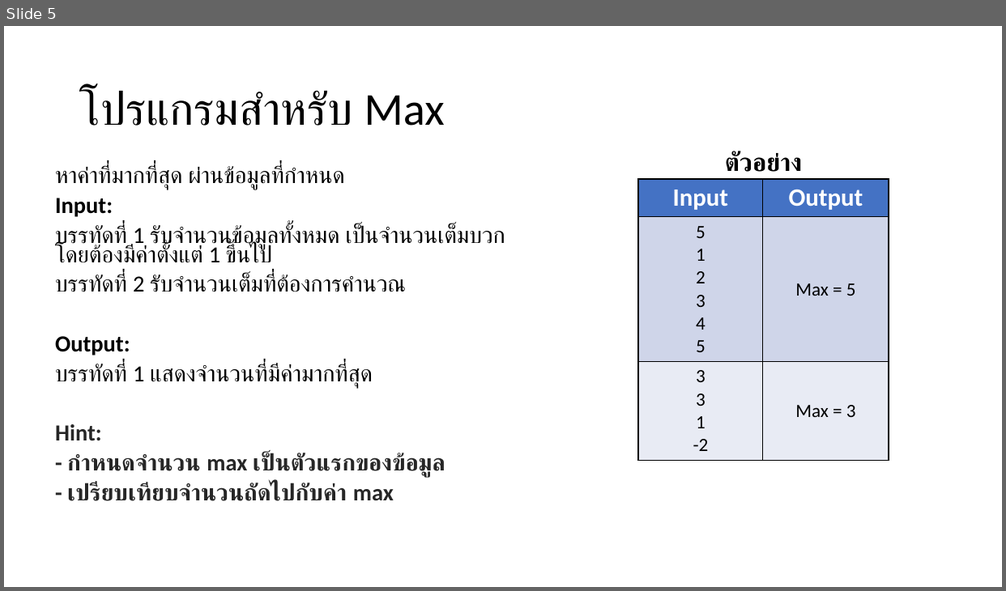
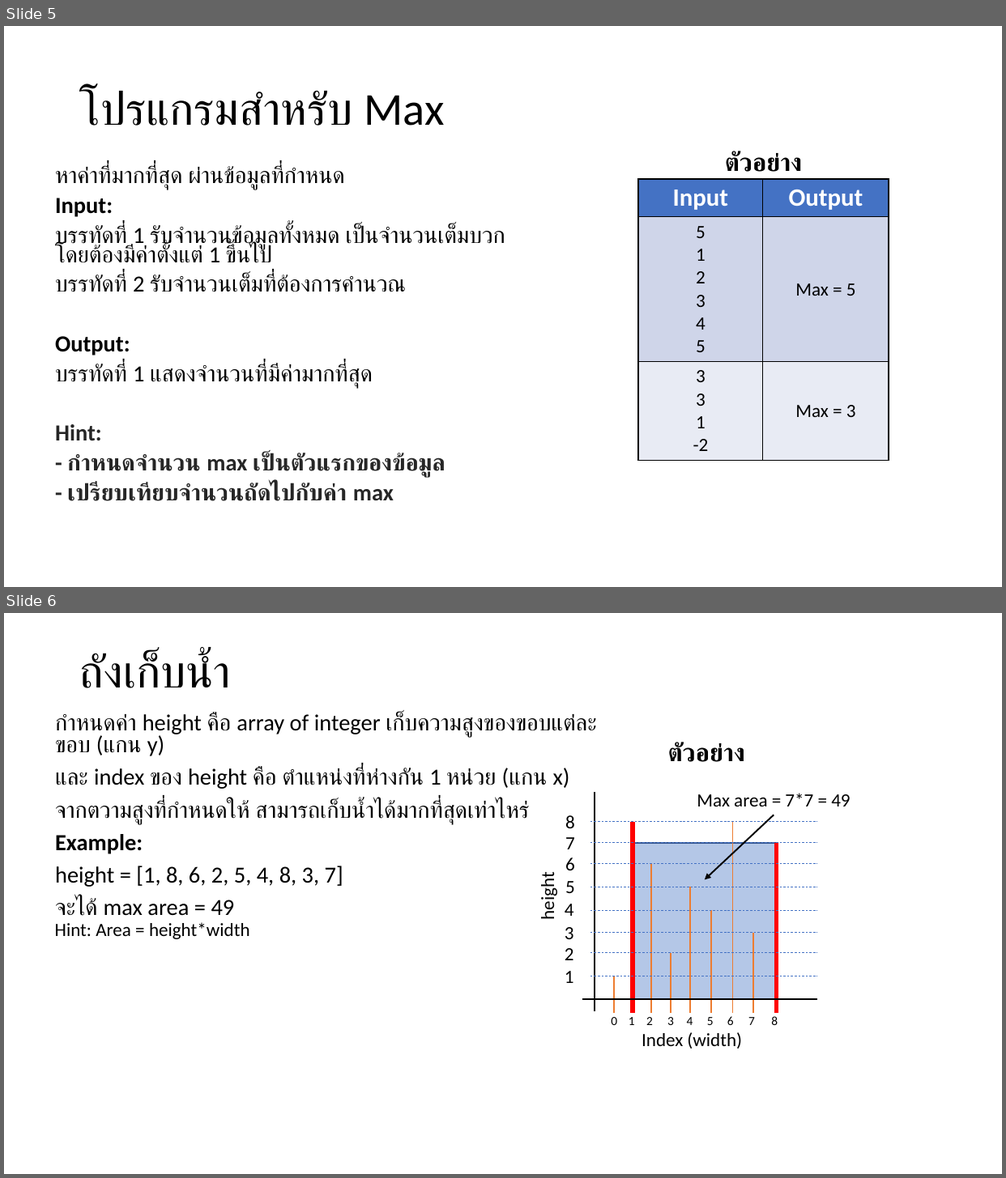
Before and after one commit to NaPryder/Basic-Python-101, a slide deck: Chapter 3/Chapter 3 - Exercises.pptx. Shown one above the other, each under a label of ours: slide 5 before the commit, slides 5 and 6 after it. The pictures are 1006x591 and 1006x1178 pixels, drawn with LibreOffice and Linux fonts; fonts in the diff are those of the drawing. Boxes give left, top, right and bottom in pixels: in the first picture for what was removed or moved away, otherwise in the second. Text is boxed around its words. In the diff, an @@ line names an element or a change of style, - is before the commit and + after.

```diff
--- a/Chapter 3/Chapter 3 - Exercises.pptx
+++ b/Chapter 3/Chapter 3 - Exercises.pptx
@@ slide 6 added at (x1=4, y1=613, x2=1002, y2=1174), background #FFFFFF @@
@@ title added at (x1=80, y1=651, x2=231, y2=688), 44 pt, text #000000 @@
+ถังเก็บน้ำ
@@ text added at (x1=55, y1=713, x2=596, y2=916), 22.2 pt, text #000000 @@
+กำหนดค่า height คือ array of integer เก็บความสูงของขอบแต่ละขอบ (แกน y)
+และ index ของ height คือ ตำแหน่งที่ห่างกัน 1 หน่วย (แกน x)
+จากตวามสูงที่กำหนดให้ สามารถเก็บน้ำได้มากที่สุดเท่าไหร่
+Example:
+height = [1, 8, 6, 2, 5, 4, 8, 3, 7]
+จะได้ max area = 49
@@ text added at (x1=668, y1=742, x2=745, y2=762), 24 pt, text #000000, bold @@
+ตัวอย่าง
@@ group added at (x1=536, y1=792, x2=850, y2=1049): 20 texts, 19 lines, 1 rectangle, 1 arrow @@
+1
+2
+3
+4
+5
+6
+7
+8
+0
+1
+2
+3
+4
+5
+6
+7
+8
+height
+Index (width)
+Max area = 7*7 = 49
@@ text added at (x1=55, y1=922, x2=250, y2=939), 18 pt, text #000000 @@
+Hint: Area = height*width
```
Also in this commit, not shown: 57 other files.
